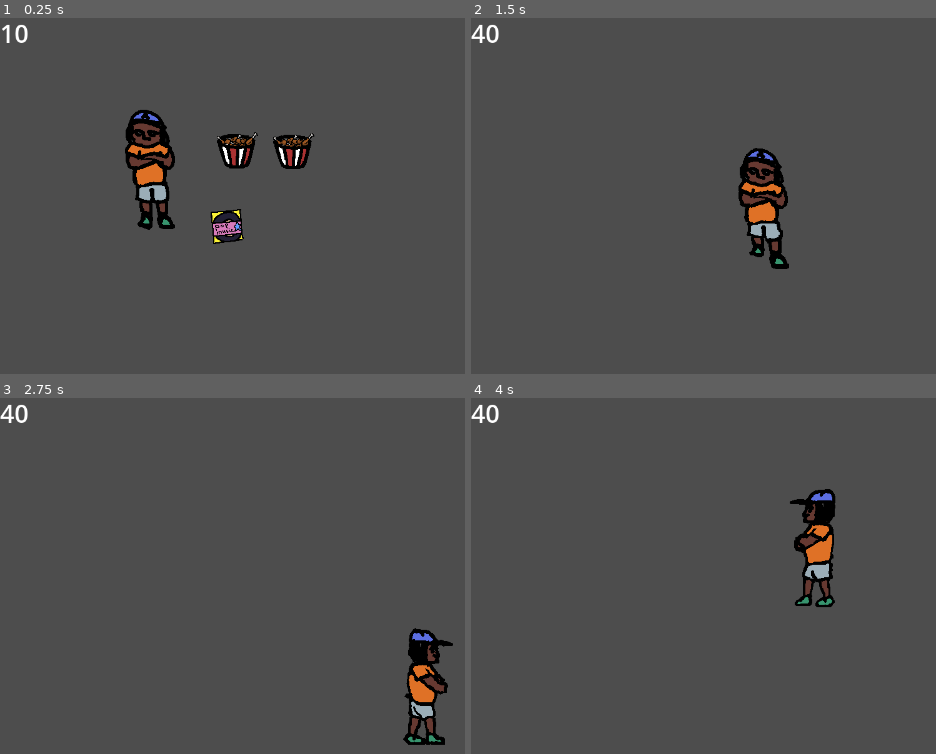
Above: before the commit, frames 1-4 (two rows, left to right).
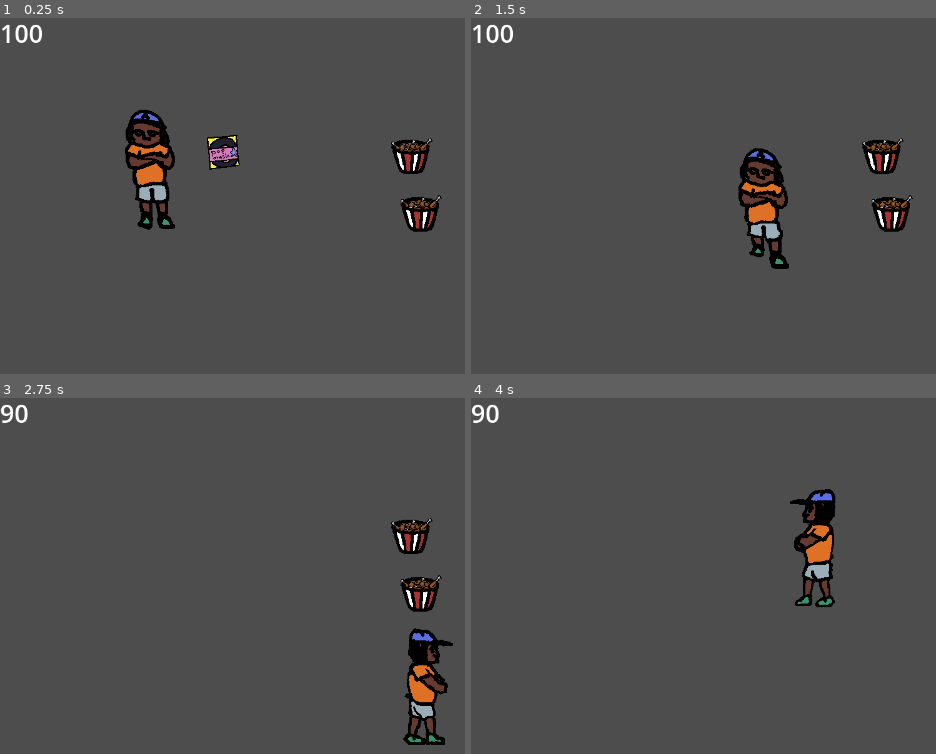
Above: after the commit, the same moments.

Repository: vadossso3/game
Game: Godot game, scene res://scenes/main.tscn
Same seed, same stepped clock (60 frames per second), same inputs: the game is played once before the commit and once after it.
Inputs:
- Up to frame 1 (0.25 s): no input
- Up to frame 2 (1.5 s): tap Enter at 0.5 s; hold Right (move_right) 0.53-1.28 s; hold Down (move_down) from 1.28 s (still down)
- Up to frame 3 (2.75 s): release Down (move_down) at 2.03 s; hold Right (move_right) from 2.03 s (still down)
- Up to frame 4 (4 s): release Right (move_right) at 2.78 s; hold Up (move_up) 2.78-3.53 s; hold Left (move_left) from 3.53 s (still down)

The runs differ from the first frame. In frame 1, 3.4% of the frame differs, in the area x 6-96%, y 1-64%; in frame 2, 1.5%; in frame 3, 1.4%; in frame 4, 0.1%.

Commit message:
добавил анимаю по диагонали и переодический урон от яда

Diff:
--- a/scenes/environment/potions/posionPotion.tscn
+++ b/scenes/environment/potions/posionPotion.tscn
@@ -23,6 +23,7 @@
 
 [node name="PosionPotion" type="Area2D" groups=["posionPotion"]]
 script = ExtResource("1_5mruy")
+damage_per_second = 10
 
 [node name="CollisionShape2D" type="CollisionShape2D" parent="."]
 position = Vector2(0.5, 0)
@@ -32,4 +33,7 @@
 position = Vector2(-4, 1)
 sprite_frames = SubResource("SpriteFrames_7mlcs")
 
+[node name="DamageTimer" type="Timer" parent="."]
+
 [connection signal="area_entered" from="." to="." method="_on_area_entered"]
+[connection signal="timeout" from="DamageTimer" to="." method="_on_damage_timer_timeout"]
--- a/scenes/main.tscn
+++ b/scenes/main.tscn
@@ -19,14 +19,16 @@
 material = SubResource("CanvasItemMaterial_0ut3v")
 position = Vector2(192, 203)
 
+[node name="Timer" type="Timer" parent="Player"]
+
 [node name="HealthPotion" parent="." instance=ExtResource("2_1cuwt")]
-position = Vector2(377, 216)
+position = Vector2(656, 225)
 
 [node name="HealthPotion2" parent="." instance=ExtResource("2_1cuwt")]
-position = Vector2(467, 217)
+position = Vector2(671, 317)
 
 [node name="PosionPotion" parent="." instance=ExtResource("4_p5bvm")]
-position = Vector2(363, 337)
+position = Vector2(357, 218)
 
 [connection signal="area_entered" from="Player" to="Player" method="_on_area_entered"]
 [connection signal="health_changed" from="Player" to="HUD" method="_on_player_health_changed"]
--- a/scenes/player.tscn
+++ b/scenes/player.tscn
@@ -231,4 +231,4 @@
 [node name="AnimatedSprite2D" type="AnimatedSprite2D" parent="."]
 position = Vector2(41, 36)
 sprite_frames = SubResource("SpriteFrames_j5jv7")
-animation = &"stay"
+animation = &"move left"
--- a/scripts/player.gd
+++ b/scripts/player.gd
@@ -2,7 +2,7 @@
 
 const SPEED = 300.0
 @export var max_health = 100
-var health = 10
+var health = 100
 
 signal health_changed(health)
 
@@ -12,25 +12,33 @@
 	emit_signal("health_changed", health)
 
 func _process(delta: float) -> void:
+	_movement_input(delta)
+
+func _movement_input(delta: float) -> void:
 	var velocity = Vector2.ZERO
 
 	if Input.is_action_pressed("move_right"):
 		velocity.x += 1
-		animated_sprite.play("move right")
-	elif Input.is_action_pressed("move_left"):
+	if Input.is_action_pressed("move_left"):
 		velocity.x -= 1
-		animated_sprite.play("move left")
-	elif Input.is_action_pressed("move_down"):
+	if Input.is_action_pressed("move_down"):
 		velocity.y += 1
-		animated_sprite.play("move down")
-	elif Input.is_action_pressed("move_up"):
+	if Input.is_action_pressed("move_up"):
 		velocity.y -= 1
-		animated_sprite.play("move up")
-	else:
+	if Input.is_anything_pressed() == false:
 		animated_sprite.play("stay")
 
 	if velocity.length() > 0:
 		velocity = velocity.normalized() * SPEED
+
+	if velocity.x > 0:
+		animated_sprite.play("move right")
+	elif velocity.x < 0:
+		animated_sprite.play("move left")
+	elif velocity.y < 0:
+		animated_sprite.play("move up")
+	elif velocity.y > 0:
+		animated_sprite.play("move down")
 
 	position += velocity * delta
 
--- a/scripts/potion/posion_potion.gd
+++ b/scripts/potion/posion_potion.gd
@@ -1,10 +1,32 @@
 extends Area2D
 
-var damage = 20
+@export var damage_per_second: int = 20
+@export var duration: float = 3.0
+
+var timer: Timer
+var elapsed_time: float = 0.0
 
 signal posionPlayer(damage)
 
+func _ready() -> void:
+	timer = $DamageTimer
+
+func start_poison():
+	timer.start()
+	elapsed_time = 0.0
+
 func _on_area_entered(area: Area2D) -> void:
 	if area.name == "Player":
-		emit_signal("posionPlayer", damage)
+		start_poison()
+
+		#hide poison potion from player
+		$CollisionShape2D.disabled = true
+		hide()
+
+func _on_damage_timer_timeout() -> void:
+	emit_signal("posionPlayer", damage_per_second)
+	elapsed_time += 1.0
+
+	if elapsed_time >= duration:
+		timer.stop()
 		queue_free()
